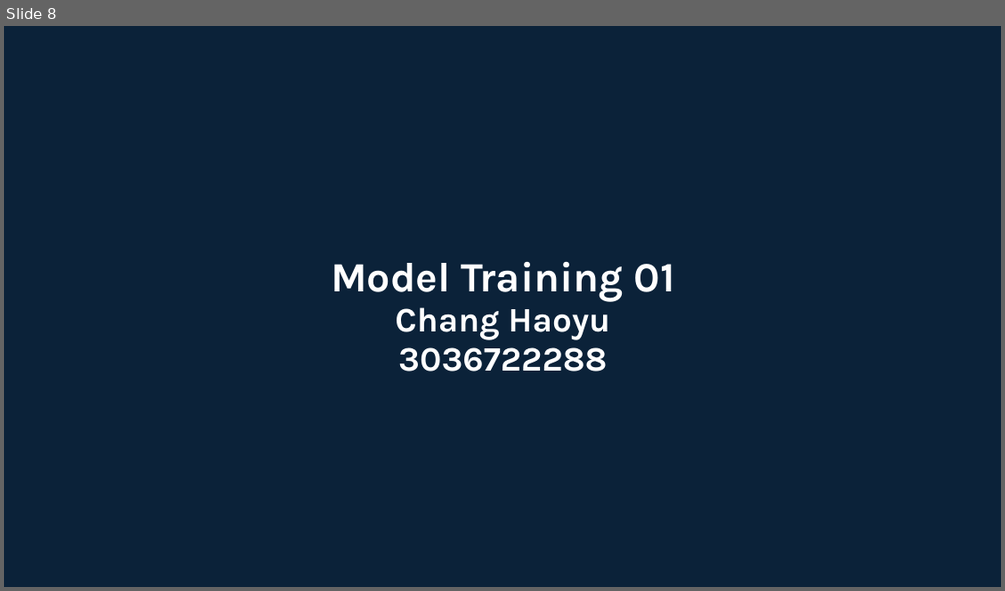
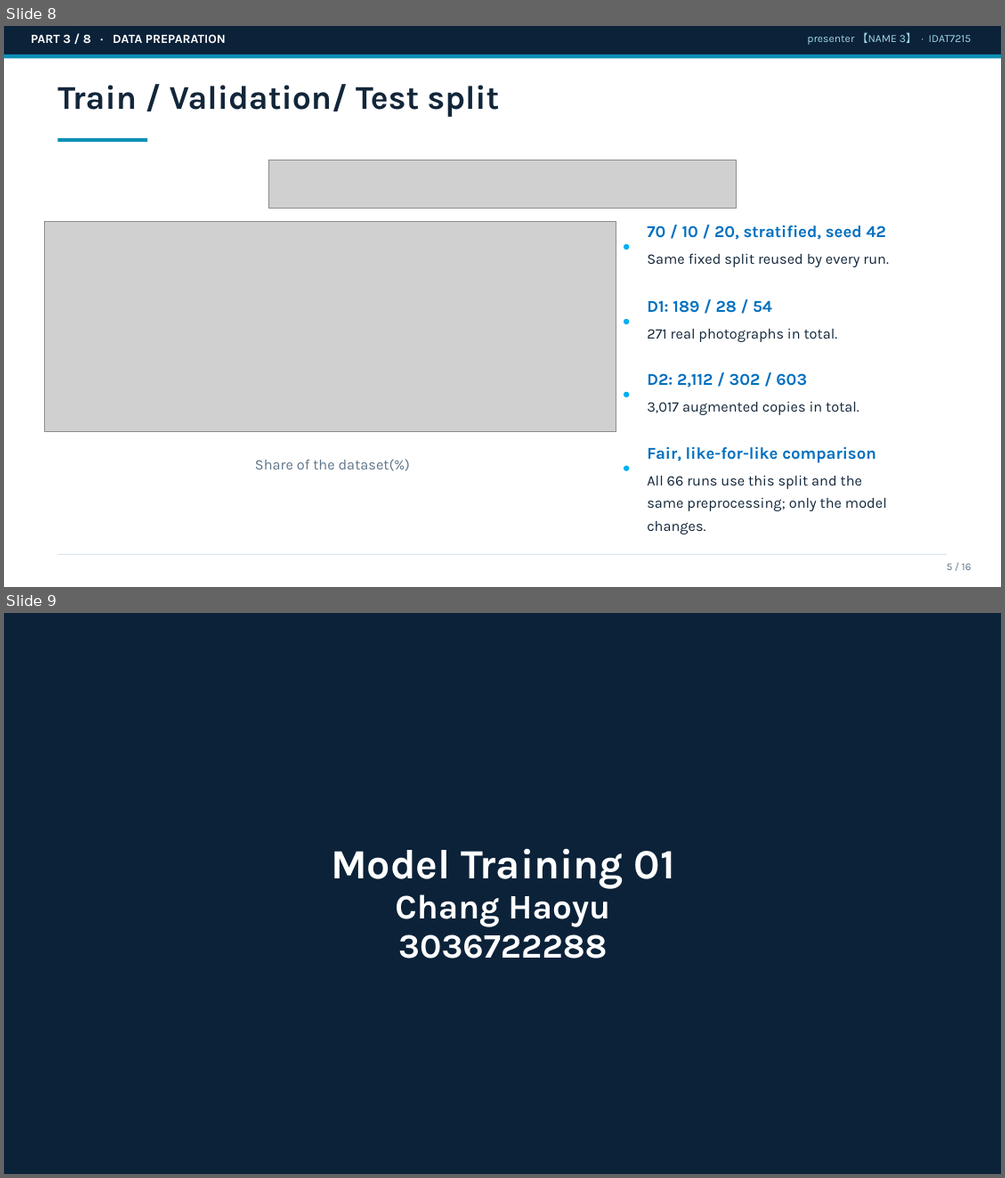
Before and after one commit to Zheyi-D/am-defect-tl, a slide deck: reports/slides_draft.pptx. Shown one above the other, each under a label of ours: slide 8 before the commit, slides 8 and 9 after it. The pictures are 1005x591 and 1005x1178 pixels, drawn with LibreOffice and Linux fonts; fonts in the diff are those of the drawing; grey boxes stand for pictures. Boxes give left, top, right and bottom in pixels: in the first picture for what was removed or moved away, otherwise in the second. Text is boxed around its words. In the diff, an @@ line names an element or a change of style, - is before the commit and + after.

```diff
--- a/reports/slides_draft.pptx
+++ b/reports/slides_draft.pptx
@@ slide 8 added at (4,26,1001,587), background #FFFFFF @@
@@ rectangle added at (4,26,1001,54), fill #0B2239 @@
@@ text added at (31,34,226,44), 12 pt, text #FFFFFF, bold @@
+PART 3 / 8 · DATA PREPARATION
@@ text added at (807,32,971,45), 10.5 pt, text #9FD8E8 @@
+presenter 【NAME 3】 · IDAT7215
@@ rectangle added at (4,54,1001,59), fill #0E8FB6 @@
@@ text added at (57,84,500,117), 32 pt, text #12263A, bold @@
+Train / Validation/ Test split
@@ rectangle added at (57,138,147,142), fill #0E8FB6 @@
@@ picture added at (268,160,736,208) @@
@@ picture added at (44,221,615,431) @@
@@ text added at (647,225,886,240), 16 pt, text #0070C0, bold @@
+70 / 10 / 20, stratified, seed 42
@@ ellipse added at (624,244,629,249), fill #00B0F0 @@
@@ text added at (647,253,889,267), 14 pt, text #12263A @@
+Same fixed split reused by every run.
@@ ellipse added at (624,319,629,323), fill #00B0F0 @@
@@ text added at (647,300,772,313), 16 pt, text #0070C0, bold @@
+D1: 189 / 28 / 54
@@ text added at (647,329,838,342), 14 pt, text #12263A @@
+271 real photographs in total.
@@ ellipse added at (624,392,629,397), fill #00B0F0 @@
@@ text added at (647,373,807,387), 16 pt, text #0070C0, bold @@
+D2: 2,112 / 302 / 603
@@ text added at (647,402,859,415), 14 pt, text #12263A @@
+3,017 augmented copies in total.
@@ text added at (647,446,876,463), 16 pt, text #0070C0, bold @@
+Fair, like-for-like comparison
@@ text added at (255,459,410,471), 14 pt, text #5F7488 @@
+Share of the dataset(%)
@@ ellipse added at (624,466,629,471), fill #00B0F0 @@
@@ text added at (647,475,887,511), 14 pt, text #12263A @@
+All 66 runs use this split and the same preprocessing; only the model changes.
@@ rectangle added at (57,554,947,555), fill #D9E3EC @@
@@ text added at (947,563,971,570), 10 pt, text #5F7488 @@
+5 / 16
@@ what was slide 8 is now slide 9 @@
```
Also in this commit, not shown: 6 slides changed, 3 other files.
